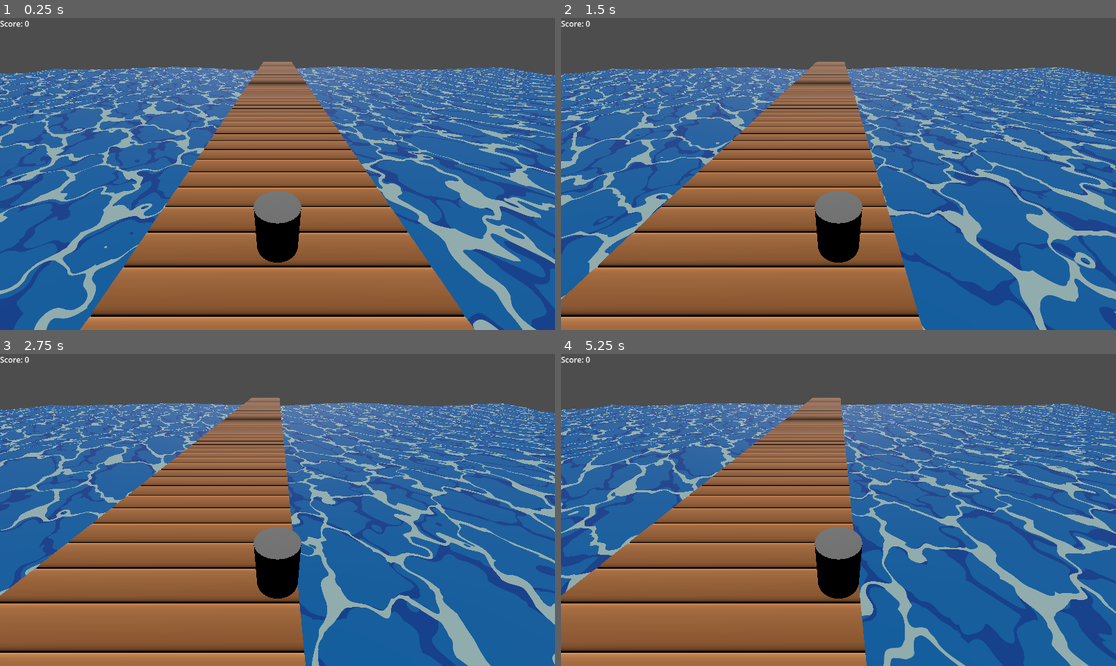
Above: before the commit, frames 1-4 (two rows, left to right).
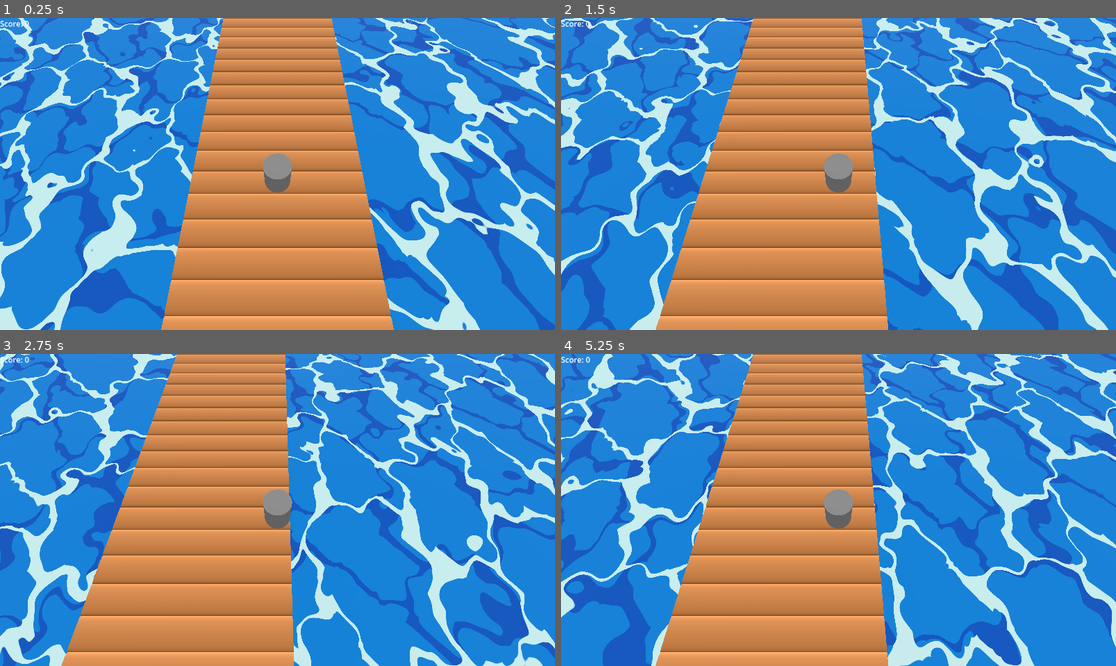
Above: after the commit, the same moments.

Repository: msfrazier/HoppyGull
Game: Godot game, scene res://main.tscn
Two runs of this game, one before a commit and one after it. Both use one fixed random seed, a clock stepped at 60 frames per second and the inputs below.
Inputs:
- Up to frame 1 (0.25 s): no input
- Up to frame 2 (1.5 s): tap Enter (ui_accept) at 0.5, 0.77 s; hold Right (ui_right) 0.53-1.28 s; hold Down (ui_down) from 1.28 s (still down)
- Up to frame 3 (2.75 s): tap Enter (ui_accept) at 1.52 s; release Down (ui_down) at 2.03 s; hold Right (ui_right) from 2.03 s (still down)
- Up to frame 4 (5.25 s): release Right (ui_right) at 2.78 s; hold Up (ui_up) 2.78-3.53 s; tap Enter (ui_accept) at 3.02, 3.77, 4.52 s; hold Left (ui_left) 3.53-5.03 s; hold Down (ui_down) from 5.03 s (still down)

The runs differ from the first frame. In frame 1, 97% of the frame differs, in the area x 0-100%, y 0-100%; in frame 2, 97%; in frame 3, 97%; in frame 4, 98%.

Commit message:
dock finished, need sides

Diff:
--- a/hoppy-gull/dock_2.tscn
+++ b/hoppy-gull/dock_2.tscn
@@ -3,20 +3,54 @@
 [sub_resource type="GDScript" id="GDScript_ux8ul"]
 script/source = "extends AnimatableBody3D
 
+var current_plank: Array
+var next_plank: Array
+
+@onready var plank_arr: Array
+@onready var first_plank_pos = -6
+@onready var last_plank_pos = 25
+
 @onready var plank = preload(\"res://plank_object.tscn\")
 @onready var tile_width  = 0.4
+
 # Called when the node enters the scene tree for the first time.
 func _ready() -> void:
-	var planks_arr_z = range(-3,55)
+	var planks_arr_z = range(first_plank_pos,last_plank_pos)
 	for i in planks_arr_z:
 		var plank_inst = plank.instantiate()
 		plank_inst.tile_arr = [1,1,1,1,1,1,1]
 		plank_inst.position.z = i * tile_width
 		add_child(plank_inst)
+		plank_arr.push_back(plank_inst)
+		if i==0:
+			current_plank = plank_inst.tile_arr
+		elif i==1:
+			next_plank  = plank_inst.tile_arr
 	pass # Replace with function body.
 
 func build_plank():
 	pass
+
+
+func _on_main_create_plank() -> void:
+	for i in plank_arr:
+		i.position.z -= tile_width
+	plank_arr[0].queue_free()
+	plank_arr.pop_front()
+	var new_plank = Array()
+	for plank_tile in range(7):
+		var random_board = randf()
+		if random_board<=0.85:
+			new_plank.append(1)
+		else:
+			new_plank.append(0)
+	var plank_inst = plank.instantiate()
+	plank_inst.tile_arr = new_plank
+	plank_inst.position.z = (last_plank_pos-1) * tile_width
+	add_child(plank_inst)
+	current_plank = plank_arr[6].tile_arr
+	next_plank = plank_arr[7].tile_arr
+	plank_arr.push_back(plank_inst)
 "
 
 [node name="dock_2" type="AnimatableBody3D"]
--- a/hoppy-gull/gull.tscn
+++ b/hoppy-gull/gull.tscn
@@ -6,6 +6,7 @@
 
 const SPEED = 3
 
+@onready var current_position : int = 3
 var final_position : Vector3
 var movement_dist : float
 
@@ -20,9 +21,6 @@
 	state_machine = $\"../state_machine\"
 
 func _physics_process(delta: float) -> void:
-	# Add the gravity.
-	#if not is_on_floor():
-		#velocity += get_gravity() * delta
 
 	if (final_position-position).length() >= 1e-2:
 		move_and_slide()
@@ -34,18 +32,22 @@
 
 func _input(event: InputEvent) -> void:
 	if event.is_action(\"ui_left\") and velocity.is_zero_approx() \\
-	and state_machine.current_state.name == \"alive\":
+	and state_machine.current_state.name == \"alive\"\\
+	and current_position > 0:
 		final_position = (position + Vector3(movement_dist,0,0)).snappedf(0.1)
 		var direction := (transform.basis * Vector3(1,0,0)).normalized()
 		velocity.x = direction.x * SPEED
 		velocity.z = direction.z * SPEED
+		current_position -= 1
 		check_position.emit(final_position, false)
 	elif event.is_action(\"ui_right\") and velocity.is_zero_approx()\\
-	and state_machine.current_state.name == \"alive\":
+	and state_machine.current_state.name == \"alive\"\\
+	and current_position < 6:
 		final_position = (position + Vector3(-movement_dist,0,0)).snappedf(0.1)
 		var direction := (transform.basis * Vector3(-1,0,0)).normalized()
 		velocity.x = direction.x * SPEED
 		velocity.z = direction.z * SPEED
+		current_position += 1
 		check_position.emit(final_position, false)
 	elif event.is_action_pressed(\"ui_up\") and velocity.is_zero_approx()\\
 	and state_machine.current_state.name == \"alive\":
--- a/hoppy-gull/main.gd
+++ b/hoppy-gull/main.gd
@@ -3,6 +3,7 @@
 @onready var gridMap := $GridMap
 @onready var gull := $gull
 @onready var kill_screen := $score_control/kill_screen
+@onready var dock := $dock_2
 
 @onready var screen_size: Vector2
 @onready var state_machine: StateMachine
@@ -38,14 +39,18 @@
 	pass
 
 func _on_gull_check_position(final_position: Vector3, is_forward: bool):
-	var check_tile_mesh_name:String = gridMap.mesh_library.get_item_name(gridMap.get_cell_item(gridMap.local_to_map(gridMap.to_local(final_position))))
-	if check_tile_mesh_name == "empty_plank":
+	var check_tile
+	if !is_forward:
+		check_tile = dock.current_plank[gull.current_position]
+	elif is_forward:
+		check_tile = dock.next_plank[gull.current_position]
+	if check_tile==0:
 		kill_screen_trigger.emit(screen_size)
 		state_machine.set_state('kill')
 	elif is_forward:
-		if check_tile_mesh_name != "fisherman_plank":
-			create_plank.emit()
-			increase_score.emit()
+		create_plank.emit()
+		increase_score.emit()
+
 	pass # Replace with function body.
 
 
--- a/hoppy-gull/main.tscn
+++ b/hoppy-gull/main.tscn
@@ -9,6 +9,13 @@
 [ext_resource type="Script" uid="uid://crktnqdxppbti" path="res://kill_screen.gd" id="7_272bh"]
 [ext_resource type="PackedScene" uid="uid://d2ml1r6tf8bth" path="res://dock_2.tscn" id="9_4c57u"]
 [ext_resource type="PackedScene" uid="uid://cmjhacx4w5v5m" path="res://plank_object.tscn" id="9_kek77"]
+
+[sub_resource type="Environment" id="Environment_kek77"]
+background_color = Color(1, 1, 1, 1)
+ambient_light_source = 2
+ambient_light_color = Color(0.7162959, 0.7162963, 0.7162962, 1)
+fog_light_color = Color(0.42377743, 0.70840776, 0.8119097, 1)
+fog_density = 0.044
 
 [sub_resource type="ShaderMaterial" id="ShaderMaterial_kek77"]
 render_priority = 0
@@ -69,13 +76,19 @@
 
 [node name="state_machine" parent="." instance=ExtResource("2_7mycd")]
 
+[node name="WorldEnvironment" type="WorldEnvironment" parent="."]
+environment = SubResource("Environment_kek77")
+
 [node name="DirectionalLight3D" type="DirectionalLight3D" parent="."]
 transform = Transform3D(1, 0, 0, 0, 0.8965947, 0.44285217, 0, -0.44285217, 0.8965947, 0, 17.712, 15.123945)
 
 [node name="gull" parent="." instance=ExtResource("1_ig7tw")]
 
 [node name="camera" type="Camera3D" parent="gull"]
-transform = Transform3D(-1, -4.7731515e-08, 7.3242354e-08, 0, 0.83779496, 0.5459849, -8.742277e-08, 0.5459849, -0.83779496, 0, 1.6605778, -1.2919896)
+transform = Transform3D(-1, -4.7731522e-08, 7.324236e-08, 4.5598885e-08, 0.43002275, 0.902818, -7.458876e-08, 0.902818, -0.43002275, 0, 2.9603214, -1.2919896)
+
+[node name="camera2" type="Camera3D" parent="gull"]
+transform = Transform3D(-1, -4.7731515e-08, 7.3242354e-08, 0, 0.83779496, 0.5459849, -8.742277e-08, 0.5459849, -0.83779496, 0, 6.922907, -7.0364733)
 
 [node name="ocean" type="MeshInstance3D" parent="."]
 transform = Transform3D(1, 0, 0, 0, 1, 0, 0, 0, 1, -0.05934453, -4.788082, -0.007501006)
@@ -162,7 +175,7 @@
 [node name="dock_2" parent="." instance=ExtResource("9_4c57u")]
 transform = Transform3D(1, 0, 0, 0, 1, 0, 0, 0, 1, 0, -0.1, 0)
 
-[connection signal="create_plank" from="." to="GridMap" method="_on_main_create_plank"]
+[connection signal="create_plank" from="." to="dock_2" method="_on_main_create_plank"]
 [connection signal="increase_score" from="." to="score_control/score_label" method="_on_main_increase_score"]
 [connection signal="kill_screen_trigger" from="." to="score_control/kill_screen" method="_on_main_kill_screen_trigger"]
 [connection signal="check_position" from="gull" to="." method="_on_gull_check_position"]
--- a/hoppy-gull/plank_object.tscn
+++ b/hoppy-gull/plank_object.tscn
@@ -35,34 +35,41 @@
 transform = Transform3D(1, 0, 0, 0, 1, 0, 0, 0, 1, 2.4, 0, 0)
 
 [node name="rounded_plank_tile" parent="tile_1" instance=ExtResource("1_jxc1h")]
+visible = false
 
 [node name="tile_2" type="Marker3D" parent="."]
 transform = Transform3D(1, 0, 0, 0, 1, 0, 0, 0, 1, 1.6, 0, 0)
 
 [node name="rounded_plank_tile" parent="tile_2" instance=ExtResource("1_jxc1h")]
+visible = false
 
 [node name="tile_3" type="Marker3D" parent="."]
 transform = Transform3D(1, 0, 0, 0, 1, 0, 0, 0, 1, 0.8, 0, 0)
 
 [node name="rounded_plank_tile" parent="tile_3" instance=ExtResource("1_jxc1h")]
+visible = false
 
 [node name="tile_4" type="Marker3D" parent="."]
 
 [node name="rounded_plank_tile" parent="tile_4" instance=ExtResource("1_jxc1h")]
+visible = false
 
 [node name="tile_5" type="Marker3D" parent="."]
 transform = Transform3D(1, 0, 0, 0, 1, 0, 0, 0, 1, -0.8, 0, 0)
 
 [node name="rounded_plank_tile" parent="tile_5" instance=ExtResource("1_jxc1h")]
+visible = false
 
 [node name="tile_6" type="Marker3D" parent="."]
 transform = Transform3D(1, 0, 0, 0, 1, 0, 0, 0, 1, -1.6, 0, 0)
 
 [node name="rounded_plank_tile" parent="tile_6" instance=ExtResource("1_jxc1h")]
+visible = false
 
 [node name="tile_7" type="Marker3D" parent="."]
 transform = Transform3D(1, 0, 0, 0, 1, 0, 0, 0, 1, -2.4, 0, 0)
 
 [node name="rounded_plank_tile" parent="tile_7" instance=ExtResource("1_jxc1h")]
+visible = false
 
 [editable path="tile_3/rounded_plank_tile"]
Not shown: 1 places in hoppy-gull/main.tscn that only renumber resources
